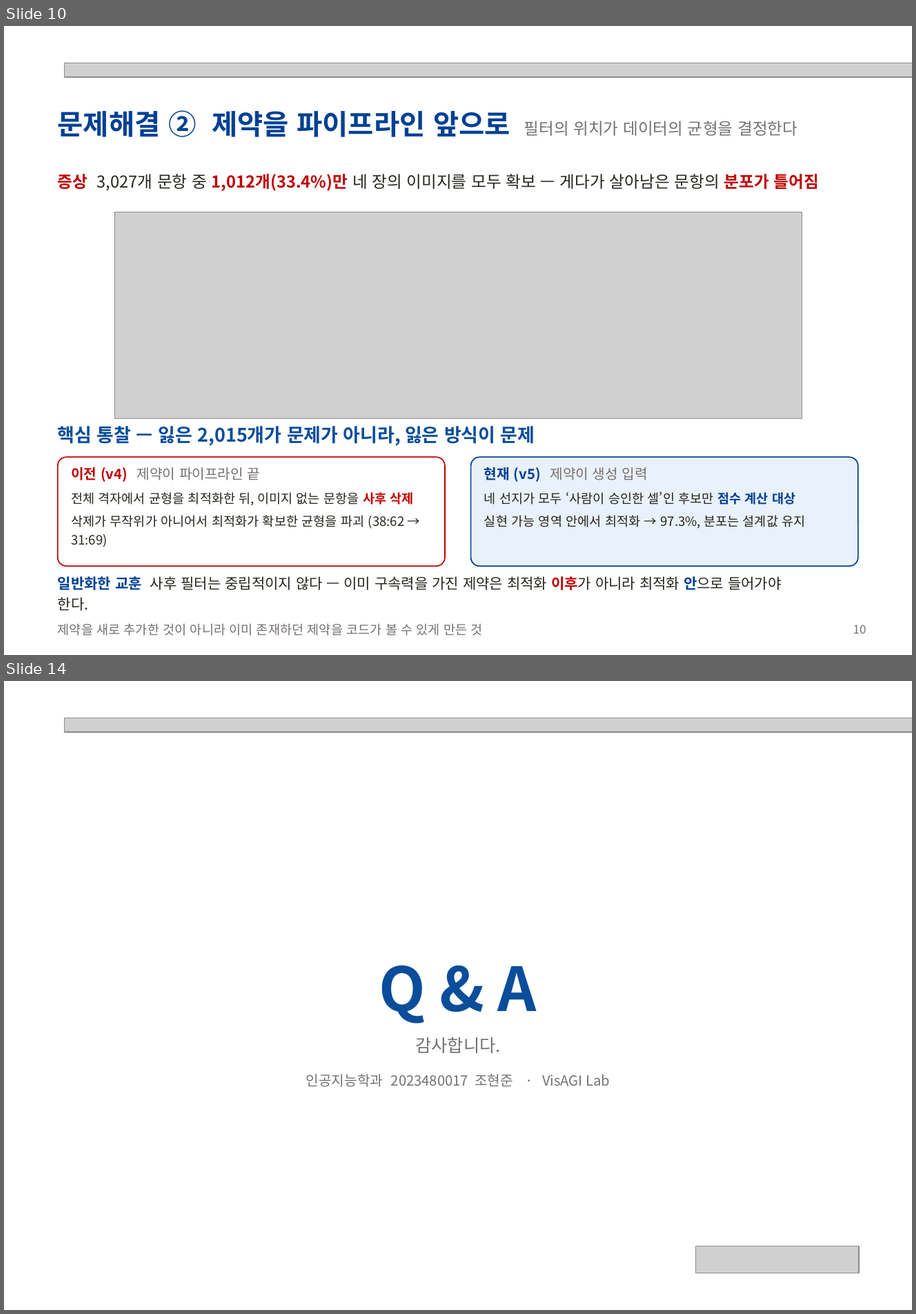
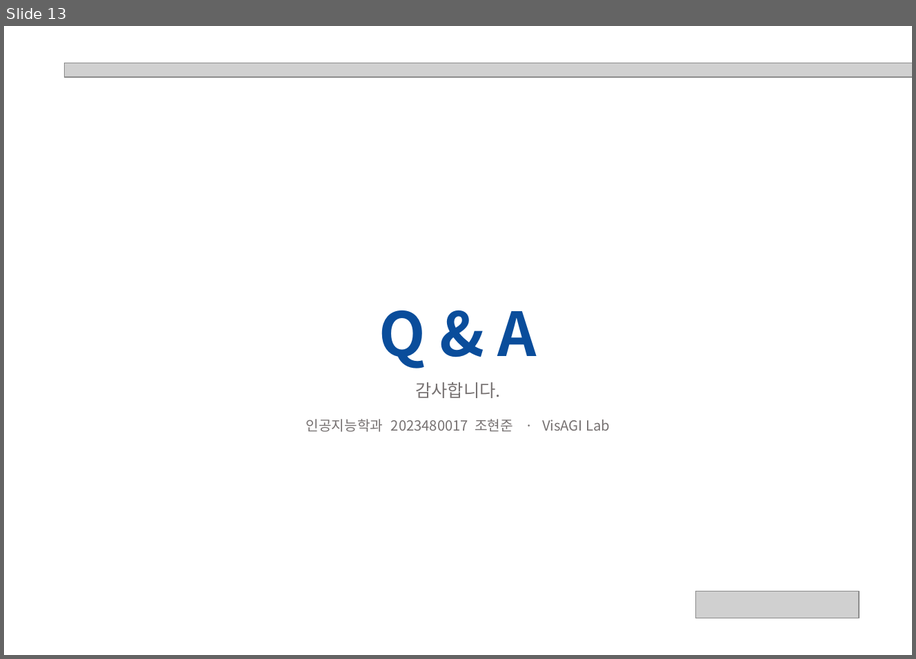
Before and after one commit to hjhj6411/tpo, a slide deck: presentation/POD-Bench_성과발표.pptx. Shown one above the other, each under a label of ours: slides 10 and 14 before the commit, slide 13 after it; the slides between them are not shown. The pictures are 916x1314 and 916x659 pixels, drawn with LibreOffice and Linux fonts; fonts in the diff are those of the drawing; grey boxes stand for pictures. Boxes give left, top, right and bottom in pixels: in the first picture for what was removed or moved away, otherwise in the second. Text is boxed around its words. In the diff, an @@ line names an element or a change of style, - is before the commit and + after.

```diff
--- a/presentation/POD-Bench_성과발표.pptx
+++ b/presentation/POD-Bench_성과발표.pptx
@@ slide 10 removed at bbox=[4, 26, 912, 655], background #FFFFFF @@
@@ picture removed at bbox=[64, 63, 912, 77] @@
@@ text removed at bbox=[58, 110, 797, 137] @@
-문제해결 ② 제약을 파이프라인 앞으로 필터의 위치가 데이터의 균형을 결정한다
@@ text removed at bbox=[58, 174, 819, 191] @@
-증상 3,027개 문항 중 1,012개(33.4%)만 네 장의 이미지를 모두 확보 — 게다가 살아남은 문항의 분포가 틀어짐
@@ picture removed at bbox=[114, 212, 802, 419] @@
@@ text removed at bbox=[58, 426, 535, 446] @@
-핵심 통찰 — 잃은 2,015개가 문제가 아니라, 잃은 방식이 문제
@@ rounded rectangle removed at bbox=[58, 457, 445, 566] @@
@@ rounded rectangle removed at bbox=[471, 457, 858, 566] @@
@@ text removed at bbox=[71, 467, 413, 547] @@
-이전 (v4) 제약이 파이프라인 끝
-전체 격자에서 균형을 최적화한 뒤, 이미지 없는 문항을 사후 삭제
-삭제가 무작위가 아니어서 최적화가 확보한 균형을 파괴 (38:62 → 31:69)
@@ text removed at bbox=[484, 467, 805, 528] @@
-현재 (v5) 제약이 생성 입력
-네 선지가 모두 ‘사람이 승인한 셀’인 후보만 점수 계산 대상
-실현 가능 영역 안에서 최적화 → 97.3%, 분포는 설계값 유지
@@ text removed at bbox=[58, 576, 781, 635] @@
-일반화한 교훈 사후 필터는 중립적이지 않다 — 이미 구속력을 가진 제약은 최적화 이후가 아니라 최적화 안으로 들어가야 한다.
-제약을 새로 추가한 것이 아니라 이미 존재하던 제약을 코드가 볼 수 있게 만든 것
@@ text removed at bbox=[853, 624, 866, 633] @@
-10
@@ what was slide 14 is now slide 13 @@
```
Also in this commit, not shown: 5 slides changed, 7 slides added, 7 other slides removed, 10 other files.
